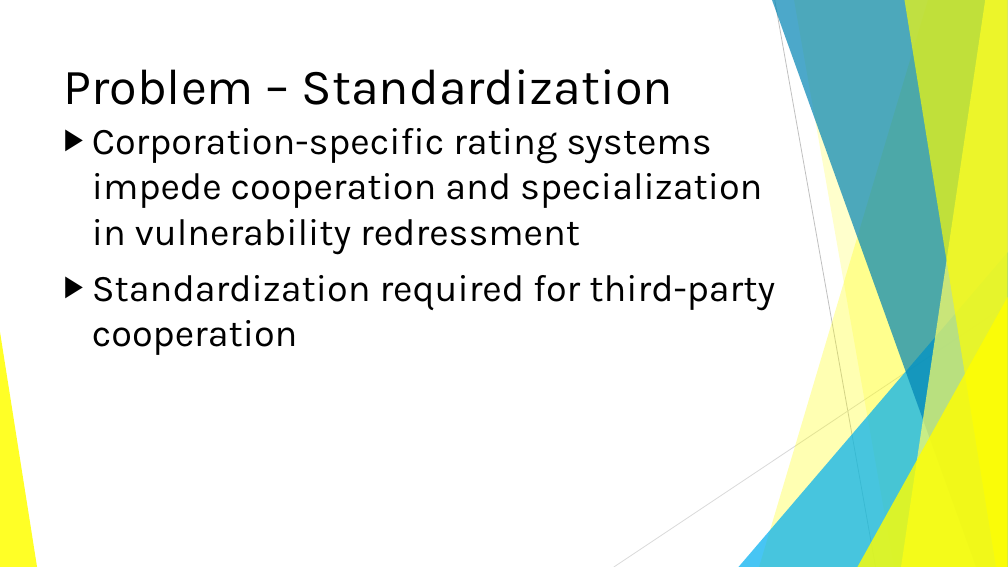
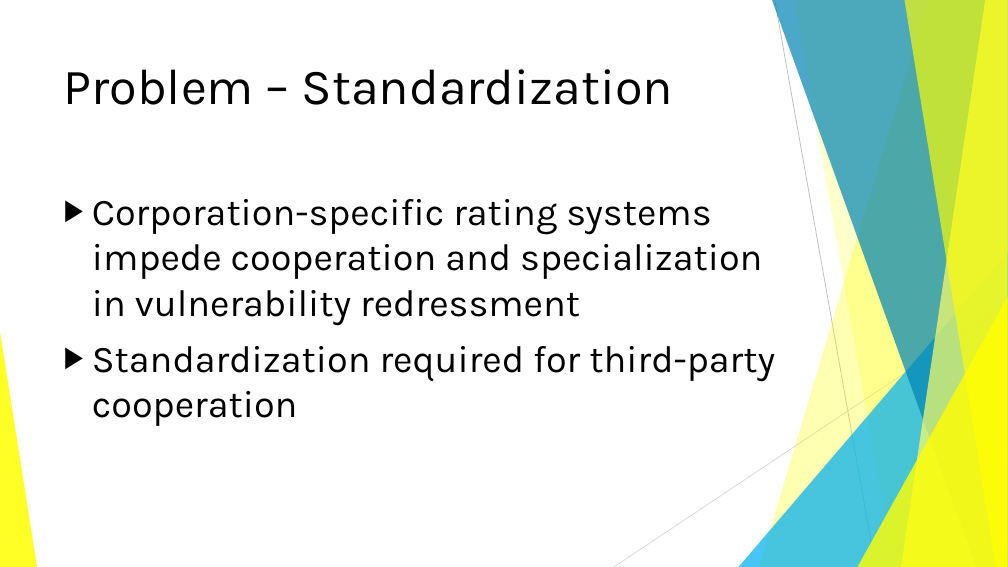
Before and after one commit to BenChurch/Winter2017, a slide deck: slide 20 of CISC848/ProposalPresentation/CvssOptimizationProposal.pptx. Drawn at 1008x567 pixels with LibreOffice and Linux fonts; fonts in the diff are those of the drawing. Boxes give left, top, right and bottom in pixels: in the first picture for what was removed or moved away, otherwise in the second. Text is boxed around its words. In the diff, an @@ line names an element or a change of style, - is before the commit and + after.

```diff
--- a/CISC848/ProposalPresentation/CvssOptimizationProposal.pptx
+++ b/CISC848/ProposalPresentation/CvssOptimizationProposal.pptx
@@ text "Corporation-specific rating systems impede cooperation ..." at (x1=92, y1=199, x2=775, y2=426): vertical alignment top to middle @@
```
Also in this commit, not shown: 7 other slides changed, 10 slides added, 1 other file.
